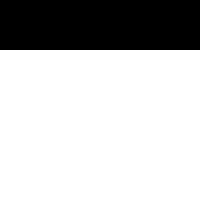
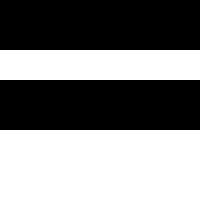
Revision of a layered w=200, h=200 image; what changed, layer by layer:
added layer "矩形 1" (1st of 2) above "矩形 1" over [0, 80, 200, 130]
